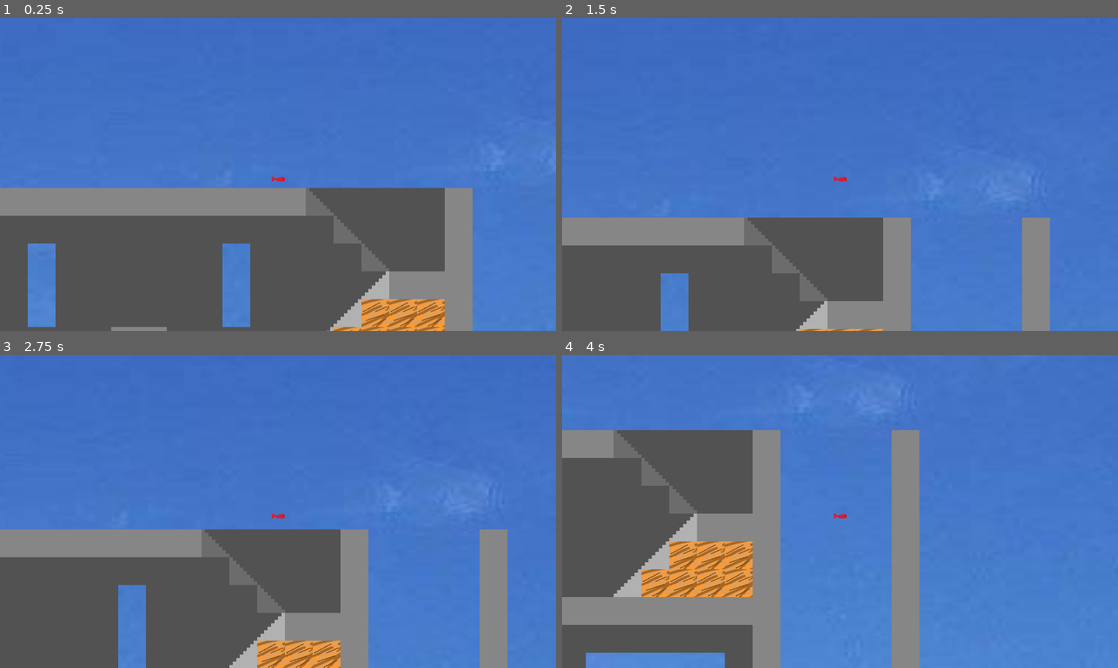
Above: before the commit, frames 1-4 (two rows, left to right).
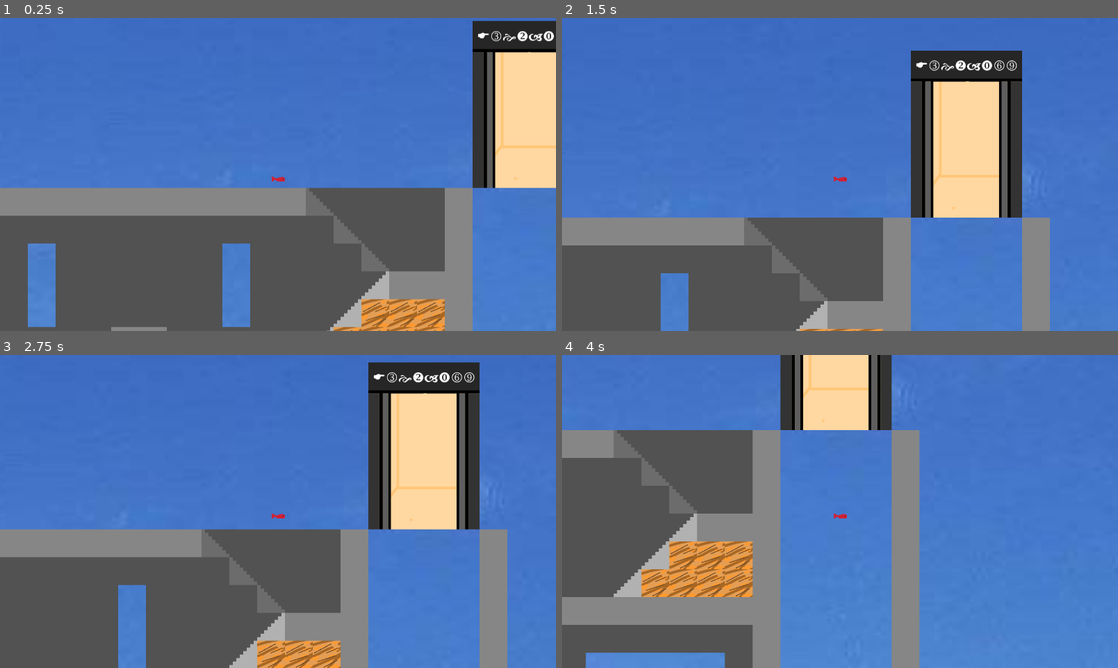
Above: after the commit, the same moments.

Repository: SweetFrontier/Fish
Game: Godot game, scene res://Scenes/Main.tscn
The game is run twice, just before and just after one commit, with the same random seed, the same clock (stepped at 60 frames per second) and the same inputs. Before the commit the project has no main scene; this scene is started directly in both runs.
Inputs (mouse positions are in pixels of both pictures, inside the frame that each line leads up to):
- Up to frame 1 (0.25 s): no input
- Up to frame 2 (1.5 s): tap Enter at 0.5 s; move the mouse to (962, 158) at 0.52 s; hold F 0.53-1.28 s; hold Right (ui_right) from 0.53 s (still down); click (962, 158) at 0.67 s; move the mouse to (728, 190) at 1.27 s; tap F at 1.35 s
- Up to frame 3 (2.75 s): move the mouse to (333, 442) at 2.02 s; release Right (ui_right) at 2.03 s; hold Left (ui_left) from 2.03 s (still down); hold F from 2.03 s (still down)
- Up to frame 4 (4 s): move the mouse to (812, 574) at 2.77 s; release Left (ui_left) at 2.78 s; release F at 2.78 s; hold Right (ui_right) from 2.78 s (still down); tap F at 2.85 s; click (812, 574) at 2.92 s; move the mouse to (1006, 558) at 3.52 s; hold F from 3.53 s (still down)

The runs differ from the first frame. In frame 1, 8.0% of the frame differs, in the area x 85-100%, y 0-55%; in frame 2, 11%; in frame 3, 11%, in the area x 66-87%, y 2-56%; in frame 4, 4.8%.

Commit message:
Elevator Incomplete

Diff:
--- a/Scenes/Elevator.tscn
+++ b/Scenes/Elevator.tscn
@@ -1,8 +1,58 @@
-[gd_scene load_steps=2 format=3 uid="uid://cveytbhngs47s"]
+[gd_scene load_steps=6 format=3 uid="uid://cveytbhngs47s"]
 
 [ext_resource type="Texture2D" uid="uid://cvkdeynna0hed" path="res://Art/ElevatorOpen.png" id="1_ym2or"]
+[ext_resource type="Script" path="res://Scripts/Elevator.gd" id="2_nhjnr"]
+
+[sub_resource type="RectangleShape2D" id="RectangleShape2D_lswfj"]
+size = Vector2(121, 312)
+
+[sub_resource type="Animation" id="Animation_qlc63"]
+resource_name = "level_down"
+length = 30.0
+tracks/0/type = "value"
+tracks/0/imported = false
+tracks/0/enabled = true
+tracks/0/path = NodePath("Blocker:position")
+tracks/0/interp = 1
+tracks/0/loop_wrap = true
+tracks/0/keys = {
+"times": PackedFloat32Array(0, 30),
+"transitions": PackedFloat32Array(1, 1),
+"update": 0,
+"values": [Vector2(0, 0), Vector2(0, 1922)]
+}
+
+[sub_resource type="AnimationLibrary" id="AnimationLibrary_rb1kc"]
+_data = {
+"level_down": SubResource("Animation_qlc63")
+}
 
 [node name="Elevator" type="Node2D"]
 
-[node name="ElevatorOpen" type="Sprite2D" parent="."]
+[node name="Elevator" type="Area2D" parent="."]
+script = ExtResource("2_nhjnr")
+
+[node name="TextureRect" type="TextureRect" parent="Elevator"]
+offset_right = 40.0
+offset_bottom = 40.0
 texture = ExtResource("1_ym2or")
+
+[node name="CollisionShape2D" type="CollisionShape2D" parent="Elevator"]
+position = Vector2(127.5, 227)
+shape = SubResource("RectangleShape2D_lswfj")
+
+[node name="Blocker" type="StaticBody2D" parent="."]
+position = Vector2(0, 1922)
+
+[node name="CollisionPolygon2D" type="CollisionPolygon2D" parent="Blocker"]
+position = Vector2(30, 68)
+polygon = PackedVector2Array(29, -1, 20, 285, 177, 287, 177, -3, 200, -2, 196, 313, -1, 315, 1, 1)
+disabled = true
+
+[node name="AnimationPlayer" type="AnimationPlayer" parent="."]
+libraries = {
+"": SubResource("AnimationLibrary_rb1kc")
+}
+
+[connection signal="body_entered" from="Elevator" to="Elevator" method="_on_body_entered"]
+[connection signal="body_exited" from="Elevator" to="Elevator" method="_on_body_exited"]
--- a/Scenes/Main.tscn
+++ b/Scenes/Main.tscn
@@ -1,6 +1,7 @@
-[gd_scene load_steps=3 format=3 uid="uid://lcuk5mtg1ahs"]
+[gd_scene load_steps=4 format=3 uid="uid://lcuk5mtg1ahs"]
 
-[ext_resource type="PackedScene" uid="uid://c70j06kp51u3u" path="res://Scenes/TileMaps.tscn" id="1_d6tib"]
+[ext_resource type="PackedScene" uid="uid://4g0af7aemin4" path="res://Scenes/TileMaps.tscn" id="1_d6tib"]
+[ext_resource type="PackedScene" uid="uid://cveytbhngs47s" path="res://Scenes/Elevator.tscn" id="2_4pedu"]
 [ext_resource type="PackedScene" uid="uid://2vy2j7iddkmf" path="res://Scenes/Fish.tscn" id="2_48kp2"]
 
 [node name="Main" type="Node2D"]
@@ -11,3 +12,6 @@
 position = Vector2(2112, -1984)
 
 [node name="Camera2D" type="Camera2D" parent="Fish"]
+
+[node name="Elevator" parent="." instance=ExtResource("2_4pedu")]
+position = Vector2(2560, -2304)
--- /dev/null
+++ b/Scripts/Elevator.gd
@@ -0,0 +1,20 @@
+extends Area2D
+
+
+var fish_here : bool = false
+var moving_down : bool = false
+
+func _physics_process(delta):
+	if (moving_down):
+		$"../AnimationPlayer".play("level_down")
+
+func _input(event):
+	if (fish_here and Input.is_key_pressed(KEY_F)):
+		$"../Blocker/CollisionPolygon2D".disabled = false
+
+func _on_body_entered(body):
+	fish_here = true
+
+
+func _on_body_exited(body):
+	fish_here = false
--- a/project.godot
+++ b/project.godot
@@ -11,6 +11,7 @@
 [application]
 
 config/name="Spring 24"
+run/main_scene="res://Scenes/Main.tscn"
 config/features=PackedStringArray("4.2", "GL Compatibility")
 boot_splash/show_image=false
 config/icon="res://icon.svg"
